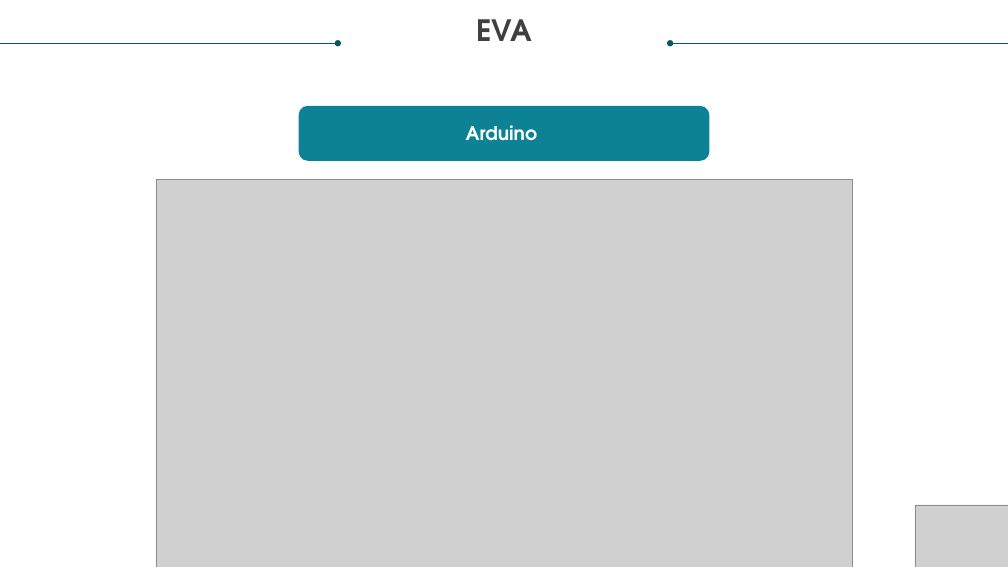
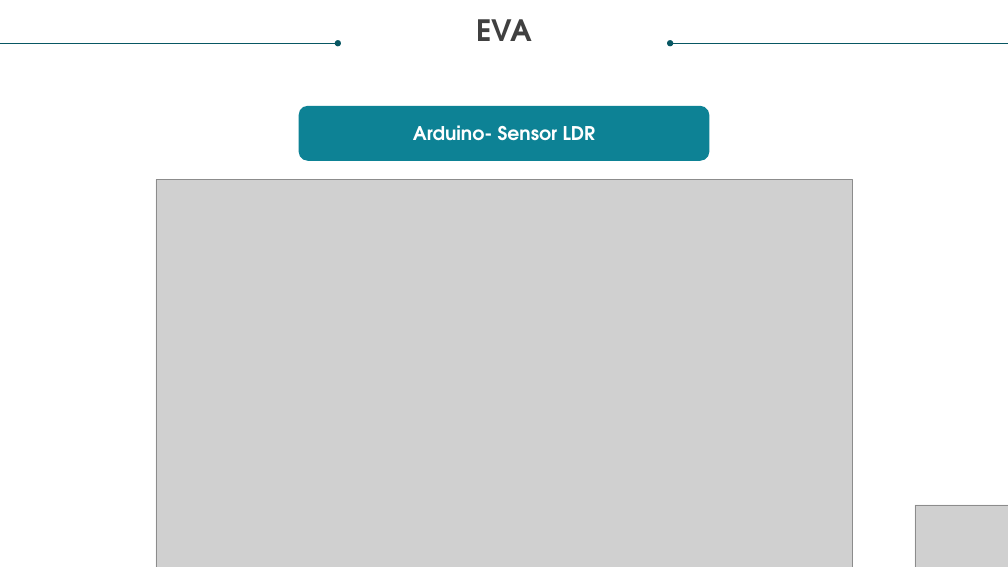
Before and after one commit to YuriJVedovate/EVA_projeto, a slide deck: slide 13 of APRESENTAÇÃO/Sprint 1 ATUALIZADO 1 [Salvo automaticamente].pptx. Drawn at 1008x567 pixels with LibreOffice and Linux fonts; fonts in the diff are those of the drawing; grey boxes stand for pictures. Boxes give left, top, right and bottom in pixels: in the first picture for what was removed or moved away, otherwise in the second. Text is boxed around its words. In the diff, an @@ line names an element or a change of style, - is before the commit and + after.

```diff
--- a/APRESENTAÇÃO/Sprint 1 ATUALIZADO 1 [Salvo automaticamente].pptx
+++ b/APRESENTAÇÃO/Sprint 1 ATUALIZADO 1 [Salvo automaticamente].pptx
@@ text in rounded rectangle at (413, 125, 595, 141): text changed @@
-Arduino
+Arduino- Sensor LDR
```
Also in this commit, not shown: 1 other slide changed.
